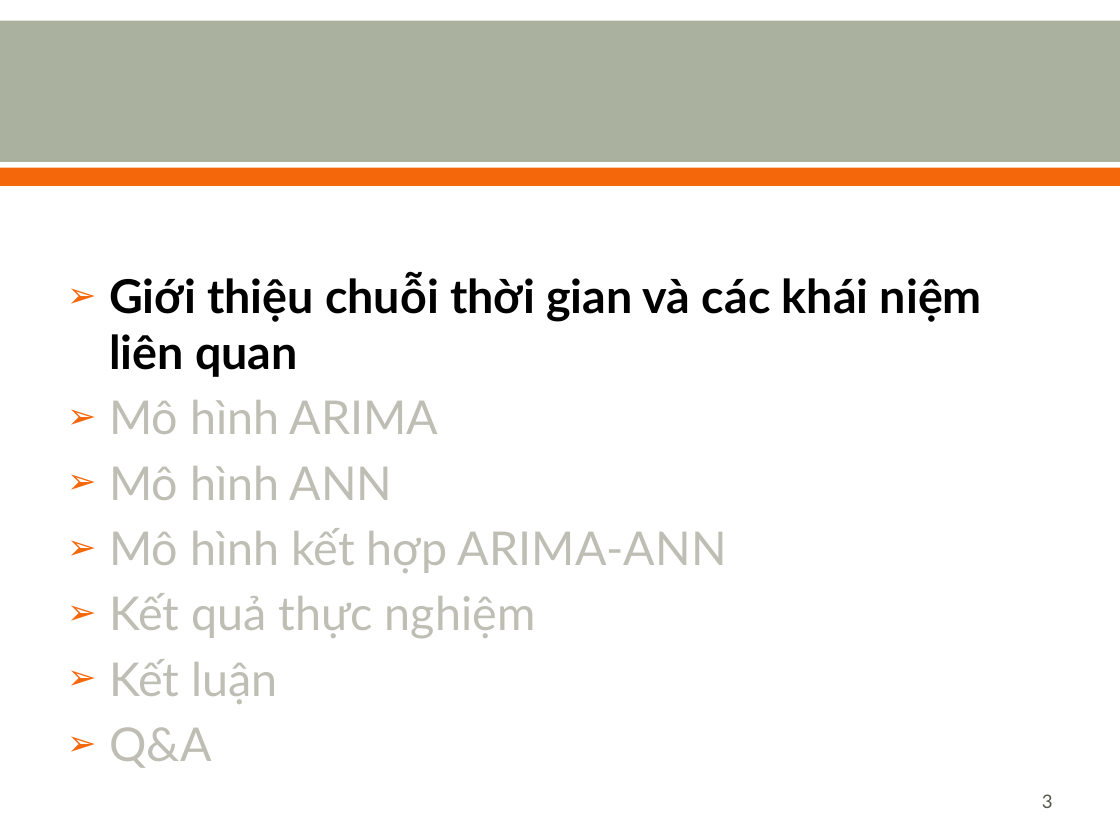
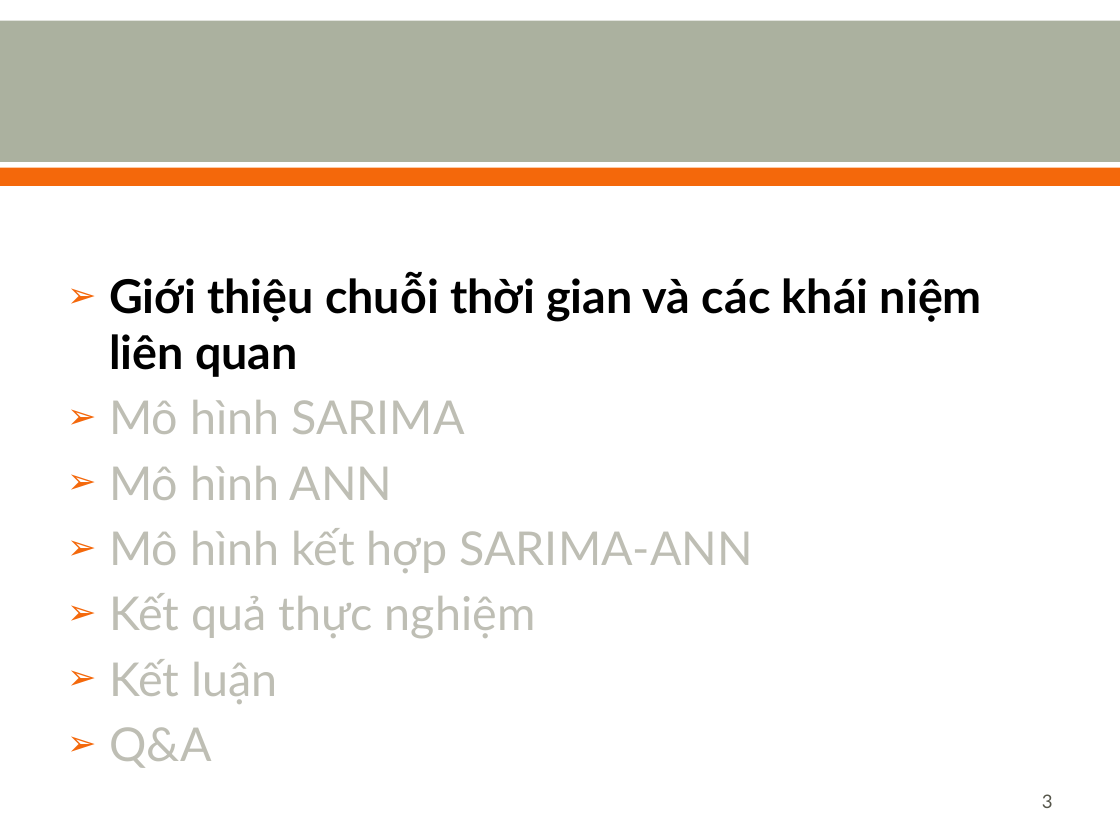
Before and after one commit to nvtthai/forecast-time-series, a slide deck: slide 3 of Report/Presentation.ppt. Drawn at 1120x840 pixels with LibreOffice and Linux fonts; fonts in the diff are those of the drawing. Boxes give left, top, right and bottom in pixels: in the first picture for what was removed or moved away, otherwise in the second. Text is boxed around its words. In the diff, an @@ line names an element or a change of style, - is before the commit and + after.

```diff
--- a/Report/Presentation.ppt
+++ b/Report/Presentation.ppt
@@ text at <box>109,400,464,434</box>: text changed @@
-➢ Mô hình ARIMA
+➢ Mô hình SARIMA
@@ text at <box>109,528,752,573</box>: text changed @@
-➢ Mô hình kết hợp ARIMA-ANN
+➢ Mô hình kết hợp SARIMA-ANN
```
Also in this commit, not shown: 10 other slides changed.
